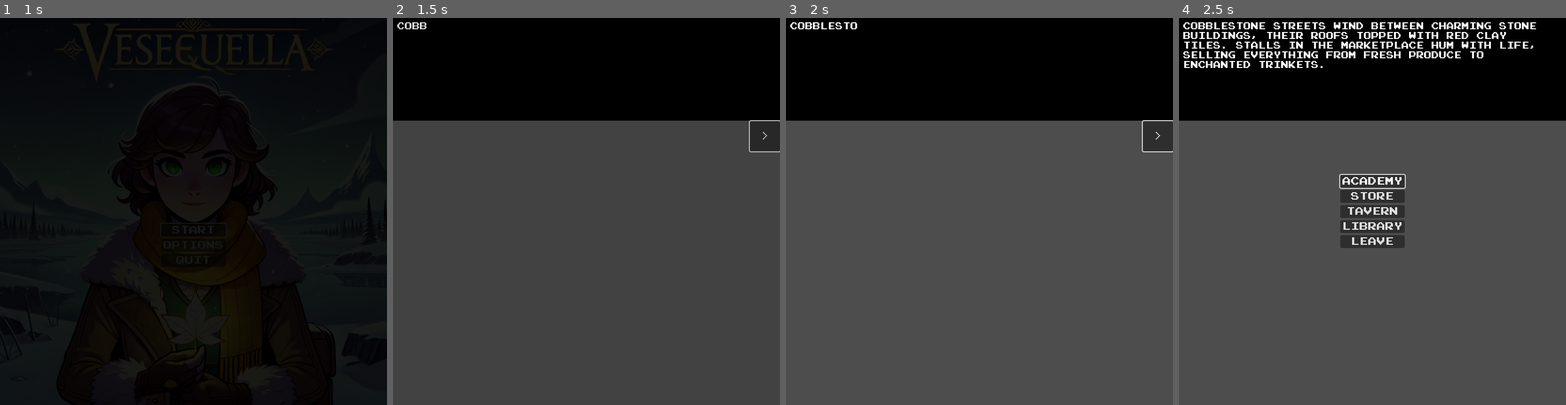
Above: before the commit, frames 1-4 (left to right).
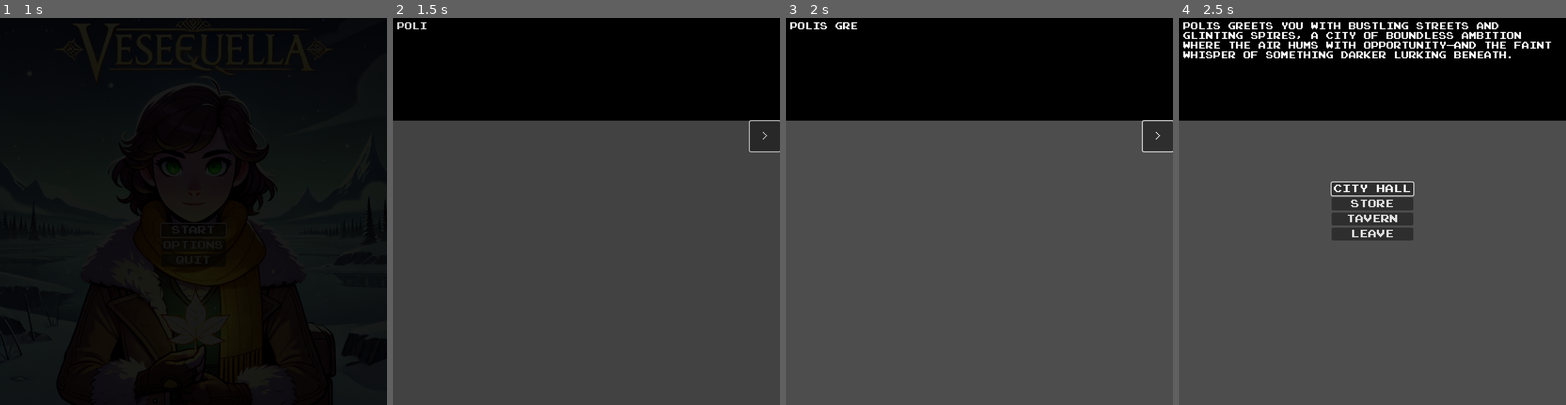
Above: after the commit, the same moments.

Repository: rodriguezric/vesequella
Game: Godot game, scene res://title.tscn
Two runs of this game, one before a commit and one after it. Both use one fixed random seed, a clock stepped at 60 frames per second and the inputs below.
Inputs:
- Up to frame 1 (1 s): click "START" at 0.5 s
- Up to frame 2 (1.5 s): click ">" at 1.25 s
- Up to frame 3 (2 s): no input
- Up to frame 4 (2.5 s): click ">" at 2 s

Frame 1 is identical in both runs. In frame 2, less than 0.1% of the frame differs, in the area x 1-9%, y 1-3%; in frame 3, 0.2%; in frame 4, 6.4%, in the area x 1-97%, y 1-60%.

Commit message:
126-debug-inventory

Diff:
--- a/game.gd
+++ b/game.gd
@@ -1,12 +1,17 @@
 extends Node2D
 
 enum SceneEnum {NONE, BATON_TOWN, POLIS_CITY, YERKINK_VILLAGE}
+enum ItemEnum {POTION, TORCH, SPYGLASS, BOOTS, ROPE}
+
 @export var debug_scene: SceneEnum
 var debug_scene_map = {
     SceneEnum.BATON_TOWN: baton_town_room,
     SceneEnum.POLIS_CITY: polis_city_room,
     SceneEnum.YERKINK_VILLAGE: yerkink_village_room,
 }
+
+@export var debug_inventory: Array[ItemEnum]
+
 
 var rng = RandomNumberGenerator.new()
 
@@ -188,6 +193,14 @@
     "description": "A rope made with an unfamiliar material.",
 }
 
+var debug_item_map = {
+    ItemEnum.POTION: potion,
+    ItemEnum.TORCH: torch,
+    ItemEnum.SPYGLASS: spyglass,
+    ItemEnum.BOOTS: boots,
+    ItemEnum.ROPE: rope,
+}
+
 func use_professor_letter():
     await IO.scroll_text("This is the letter from the professor of Baton to Vimarkos, mayor of Polis.")
     await IO.append_text("Do you want to read it?", false)
@@ -224,6 +237,10 @@
 
 # Called when the node enters the scene tree for the first time.
 func _ready() -> void:
+    if debug_inventory:
+        for item_enum in debug_inventory:
+            var item = debug_item_map[item_enum]
+            CTX.inventory.append(item.duplicate())
     if debug_scene:
         await debug_scene_map[debug_scene].call()
     else:
@@ -724,7 +741,6 @@
     var menu_idx
     var invn_idx
 
-
     while true:
         var text = "The bottle stands before you, its smooth surface cool to the touch and etched with glowing runes that pulse faintly, like a heartbeat. The open top yawns wide, empty and silent, as if yearning for something lost."
         if switches.yerkink_rope_restored:
--- a/game.tscn
+++ b/game.tscn
@@ -5,7 +5,8 @@
 
 [node name="Game" type="Node2D"]
 script = ExtResource("1_smcu5")
-debug_scene = 1
+debug_scene = 2
+debug_inventory = Array[int]([4, 2])
 
 [node name="World" type="Node" parent="."]
 
